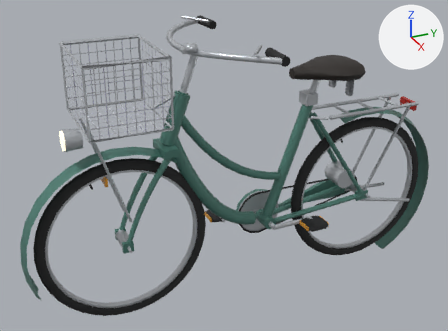
A saved change to the glTF model assets/models/env/bike_ride.glb.
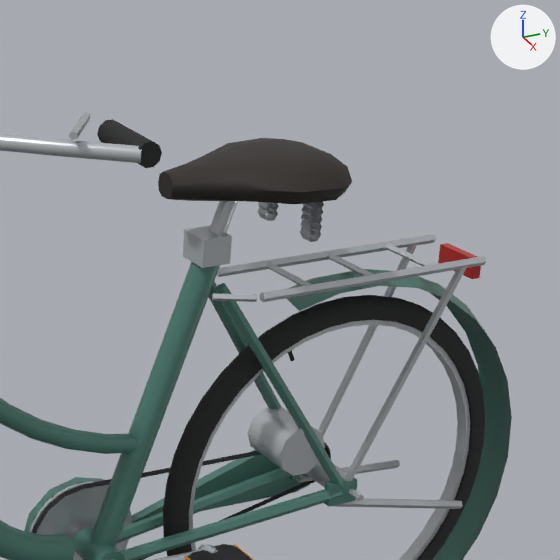
Each version appears first whole from a camera (50 mm lens) standing at (2.004, -1.047, 1.569) and looking at (-0.045, -0.125, 0.544), and next in a close-up on the part from 51% to 100% of the width and 0% to 67% of the height. The lights are fixed; the arrows at upper right show +X, +Y and +Z. The first two pictures are the older version. Where no turn or scale is listed for an object, it has been applied to the vertices.

Script lines for the objects in view, before the commit:
```python
me_crank = bpy.data.meshes.new('crank')
me_crank.from_pydata(...)  # 136 vertices, 248 faces; spans x -0.095..0.095, y -0.179..0.179, z -0.098..0.098
me_crank.materials.append(mat_ride_metal)  # light grey #c3c7cc
me_frame = bpy.data.meshes.new('frame')
me_frame.from_pydata(...)  # 809 vertices, 1340 faces; spans x -0.122..0.122, y -0.401..0.879, z -0.01..0.935
# faces by material slot: [692, 376, 116, 12, 144]
me_frame.materials.append(mat_ride_frame)  # cyan #4f7f74
me_frame.materials.append(mat_ride_metal)  # light grey #c3c7cc
me_frame.materials.append(mat_ride_saddle)  # black #2a2420
me_frame.materials.append(mat_ride_reflector)  # red #b3261e
me_frame.materials.append(mat_ride_dark)  # black #1d1e20
me_wheel_r = bpy.data.meshes.new('wheel_r')
me_wheel_r.from_pydata(...)  # 513 vertices, 984 faces; spans x -0.09..0.09, y -0.333..0.333, z -0.333..0.333
# faces by material slot: [560, 376, 28, 20]
me_wheel_r.materials.append(mat_ride_rubber)  # black #262728
me_wheel_r.materials.append(mat_ride_metal)  # light grey #c3c7cc
me_wheel_r.materials.append(mat_ride_alpha_001)
me_wheel_r.materials.append(mat_ride_dark)  # black #1d1e20
ob_crank = bpy.data.objects.new('crank', me_crank)
ob_crank.location = (0.0, 0.045, 0.285)
ob_frame = bpy.data.objects.new('frame', me_frame)
ob_frame.location = (0.0, 0.0, 0.0)
ob_wheel_r = bpy.data.objects.new('wheel_r', me_wheel_r)
ob_wheel_r.location = (0.0, 0.5, 0.333)
# also in view: 'fork' at (0.0, -0.505, 0.632)
```
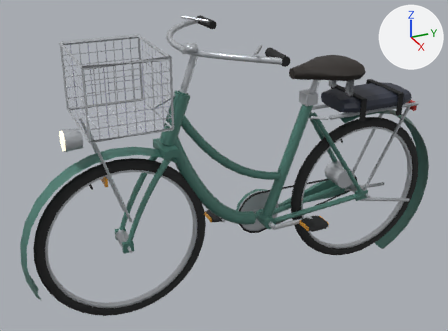
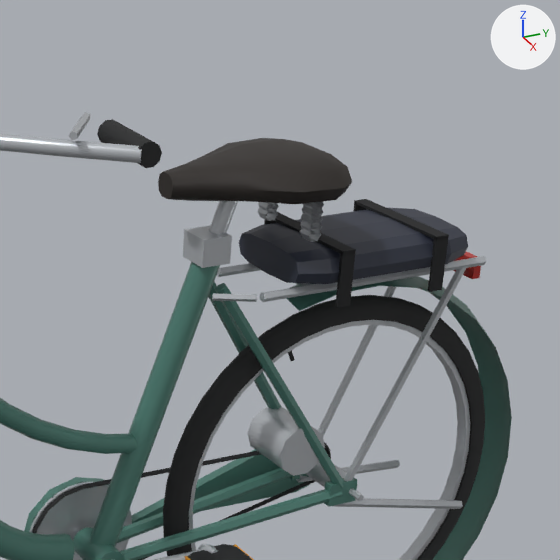
What the commit changed:
Material 'ride_cushion' (mat_ride_cushion) is new.
Its base color is (0.0252, 0.0307, 0.0513) (dark blue #2c3140).
Material 'ride_strap' (mat_ride_strap) is new.
Its base color is (0.0075, 0.00802, 0.00913) (black #151618).
Its roughness is 0.8.
Mesh me_rear_cushion is new.
It has 96 vertices, 164 faces and spans x -0.109..0.109, y -0.165..0.165, z -0.058..0.035.
Faces by material slot: [92, 72].
It uses material mat_ride_cushion (dark blue #2c3140).
It uses material mat_ride_strap (black #151618).
Object 'rear_cushion' (ob_rear_cushion) is new; it shows me_rear_cushion.
Its location is (0.0, 0.5, 0.758).

Changed parts and their boxes [x1, y1, x2, y2] in the close-ups (560 x 560 px):
'rear_cushion', added
    after: [239, 199, 468, 308]
    faces in mat_ride_cushion (dark blue #2c3140): [239, 208, 468, 284]
    faces in mat_ride_strap (black #151618): [264, 199, 449, 308]
